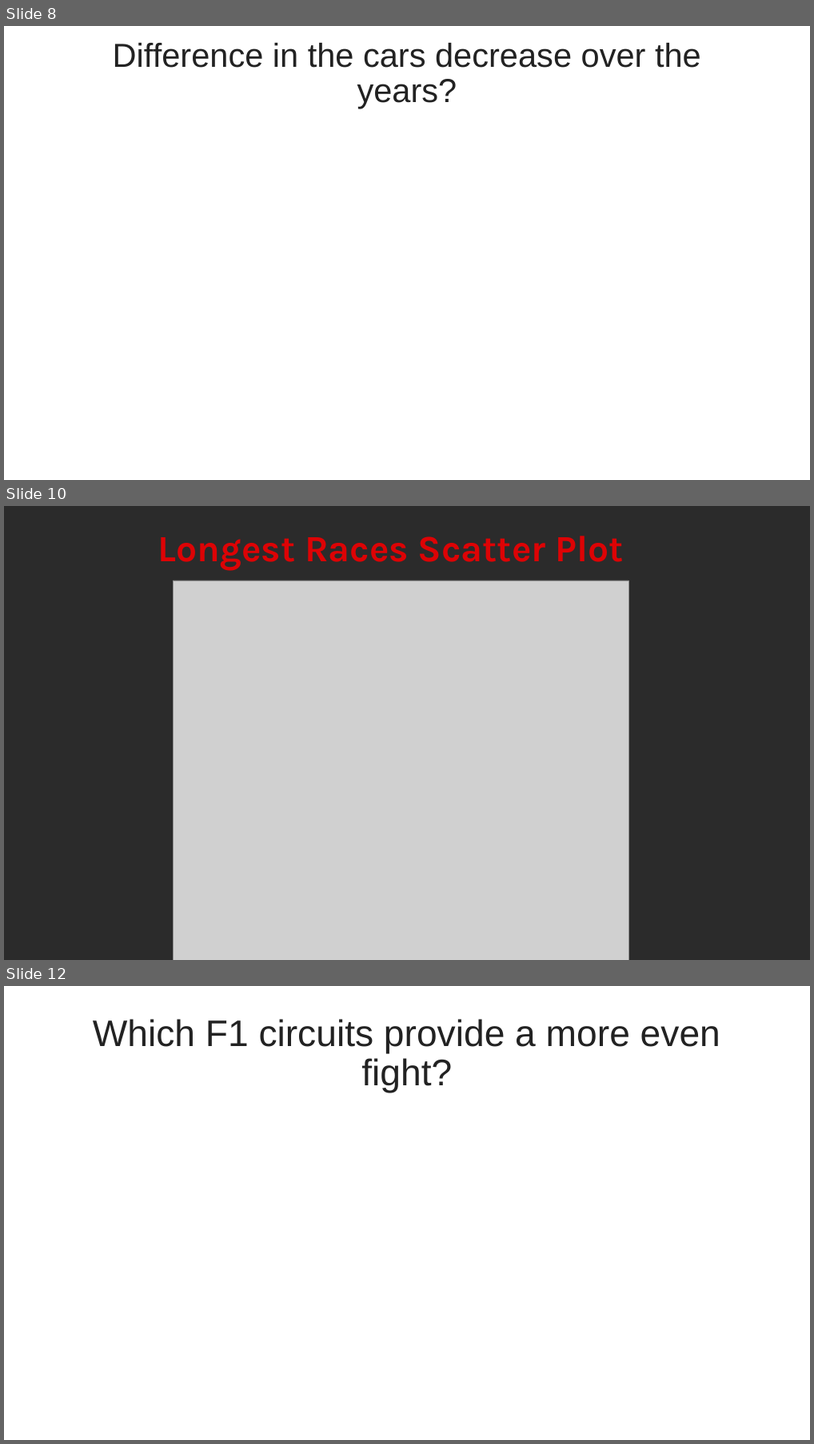
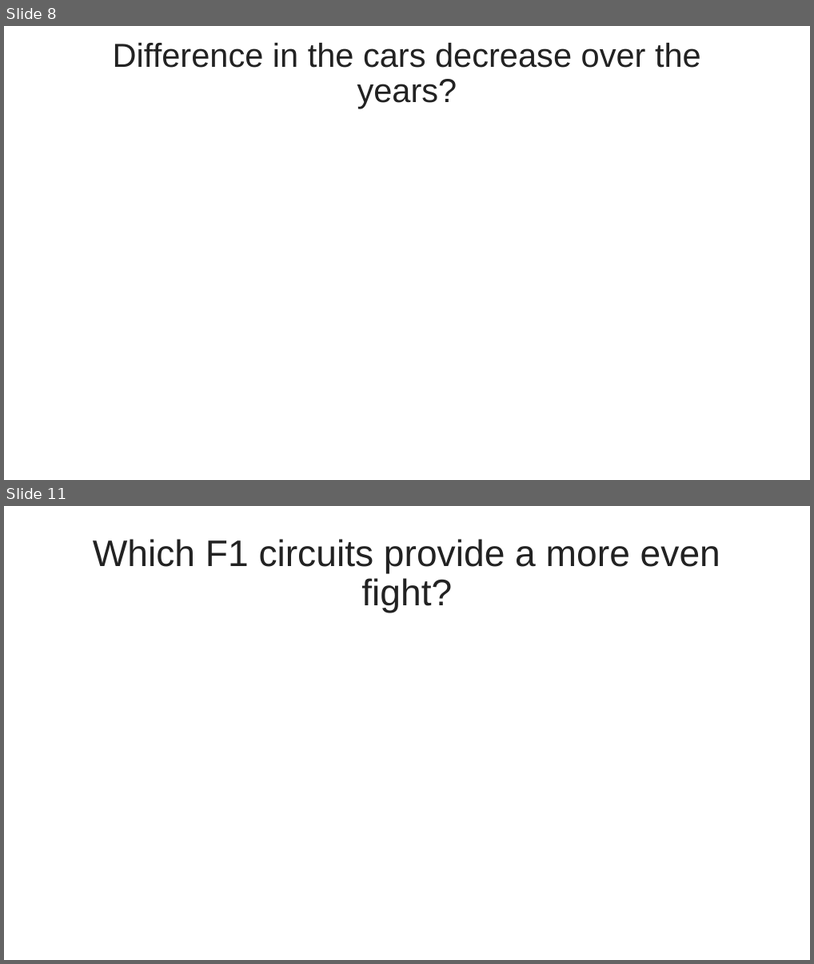
Before and after one commit to MateuszMajak/R_Visual, a slide deck: Presentation/F1_Presentation_Moyo_Majak.pptx. Shown one above the other, each under a label of ours: slides 8, 10 and 12 before the commit, slides 8 and 11 after it; the slides between them are not shown. The pictures are 814x1444 and 814x964 pixels, drawn with LibreOffice and Linux fonts; fonts in the diff are those of the drawing; grey boxes stand for pictures; background and template pictures are left out; a plain dark background stands for a picture behind light text. Boxes give left, top, right and bottom in pixels: in the first picture for what was removed or moved away, otherwise in the second. Text is boxed around its words. In the diff, an @@ line names an element or a change of style, - is before the commit and + after.

```diff
--- a/Presentation/F1_Presentation_Moyo_Majak.pptx
+++ b/Presentation/F1_Presentation_Moyo_Majak.pptx
@@ slide 10 removed at bbox=[4, 506, 810, 960], background picture (left out) @@
@@ title removed at bbox=[158, 536, 623, 570] @@
-Longest Races Scatter Plot
@@ picture removed at bbox=[173, 580, 630, 960] @@
@@ what was slide 12 is now slide 11 @@
```
Also in this commit, not shown: 3 slides changed, 4 slides added, 4 other slides removed, 1 other file.
